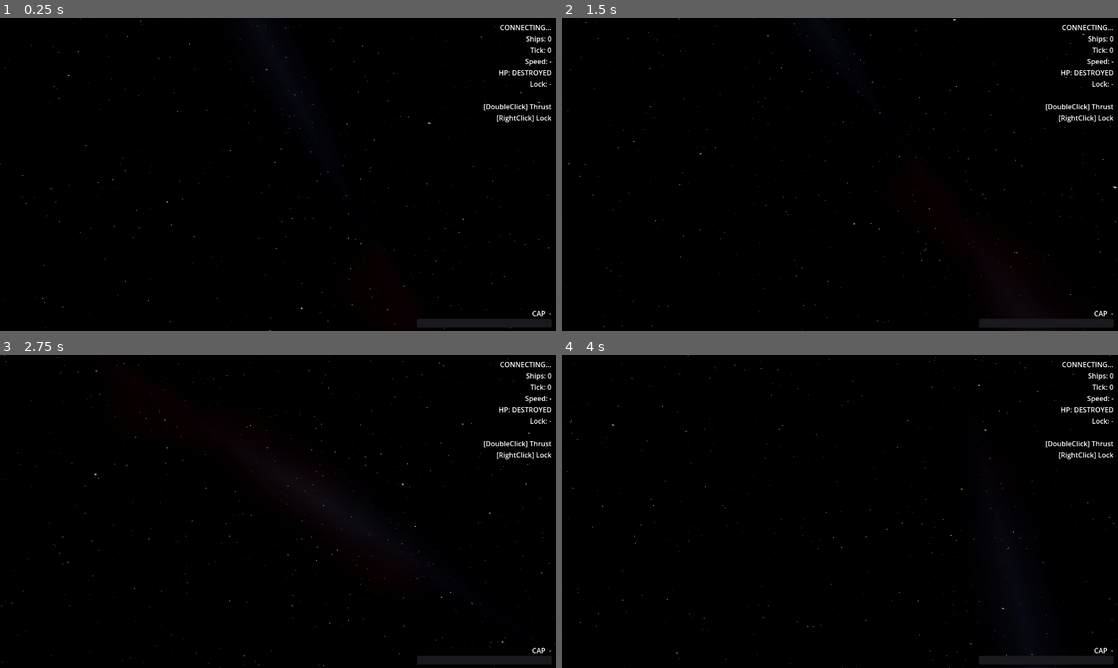
Above: before the commit, frames 1-4 (two rows, left to right).
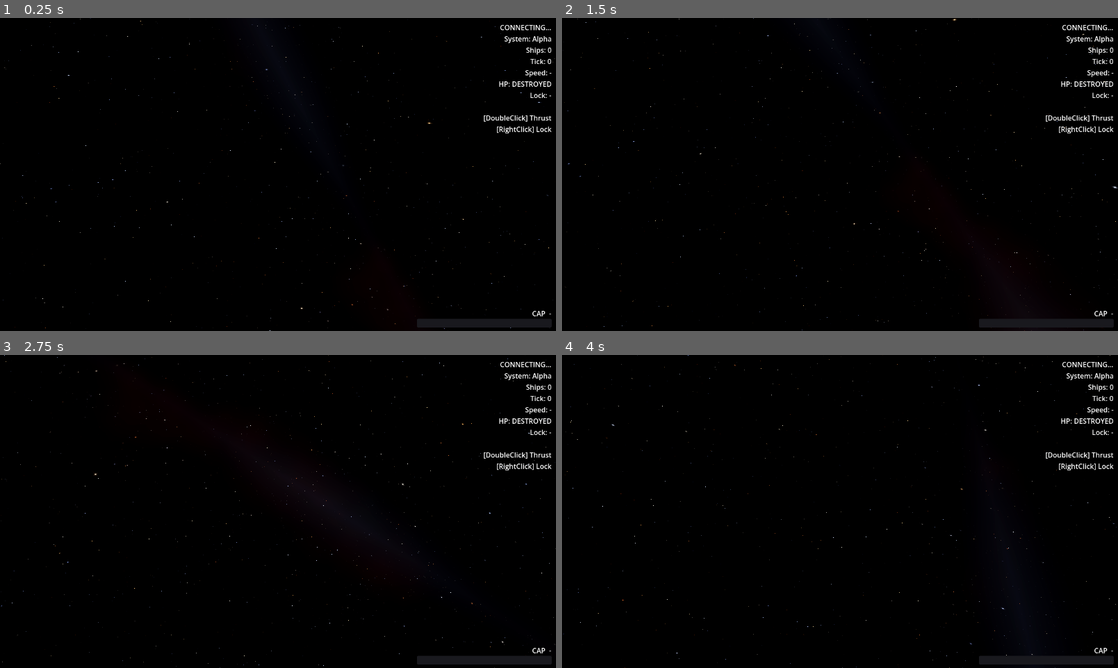
Above: after the commit, the same moments.

Repository: naoki-cpp/Dawn
Game: Godot game, scene res://scenes/main.tscn
The game is run twice, just before and just after one commit, with the same random seed, the same clock (stepped at 60 frames per second) and the same inputs.
Inputs (mouse positions are in pixels of both pictures, inside the frame that each line leads up to):
- Up to frame 1 (0.25 s): no input
- Up to frame 2 (1.5 s): tap Enter at 0.5 s; move the mouse to (962, 158) at 0.52 s; tap J at 0.6 s; click (962, 158) at 0.67 s; drag from (728, 190) to (812, 237) at 1.27 s
- Up to frame 3 (2.75 s): move the mouse to (333, 442) at 2.02 s; tap Tab at 2.1 s; tap J at 2.3 s
- Up to frame 4 (4 s): drag from (812, 574) to (673, 464) at 2.77 s; move the mouse to (1006, 558) at 3.52 s; hold S from 3.53 s (still down); tap J at 3.6 s

The runs differ from the first frame. In frame 1, 0.8% of the frame differs, in the area x 87-100%, y 5-38%; in frame 2, 0.8%; in frame 3, 0.8%; in frame 4, 0.8%.

Commit message:
feat(client): wire Jump Gate navigation in Godot client (ADR-0009)
Add send_jump_command to connection.gd and handle JumpGateUsed /
StarSystemChanged in main.gd: teleport ship to entry_pos, show
nearby-gate prompt and system-change notice in the HUD, and bind J
to send the JumpCommand. Completes the ADR-0009 checklist.

Co-Authored-By: Claude Sonnet 4.6 <noreply@anthropic.com>

Diff:
--- a/client/scripts/connection.gd
+++ b/client/scripts/connection.gd
@@ -126,6 +126,16 @@
 	_ws.send_text(JSON.stringify({
 		"type"   : "StopCommand",
 		"ship_id": p_ship_id,
+	}) + "\n")
+
+## ジャンプゲート経由の Sector 移動を要求する（ADR-0009）。
+func send_jump_command(p_ship_id: int, p_gate_id: int) -> void:
+	if not _welcomed:
+		return
+	_ws.send_text(JSON.stringify({
+		"type"   : "JumpCommand",
+		"ship_id": p_ship_id,
+		"gate_id": p_gate_id,
 	}) + "\n")
 
 func is_connected_to_server() -> bool:
--- a/client/scripts/main.gd
+++ b/client/scripts/main.gd
@@ -79,6 +79,19 @@
 const DOUBLE_CLICK_SEC: float  = 0.4   ## この秒数以内の2回クリックをダブルクリックと判定
 const DOUBLE_CLICK_PX : float  = 10.0  ## この画素以内
 
+## Jump Gate navigation (ADR-0009).
+## Static map data mirroring dawn-simulation/src/star_map.rs — the gates
+## reachable from Sector 0 (Alpha), which is the only Sector `--serve` runs.
+const JUMP_GATES := [
+	{"gate_id": 0, "position": Vector3(49_000.0, 0.0, 0.0), "activation_radius": 2_000.0, "to_system": "Beta"},
+]
+const STAR_SYSTEM_NAMES := ["Alpha", "Beta", "Gamma"]
+
+var _current_system_name: String = "Alpha"
+var _nearby_gate_id      : int    = -1  ## -1 = no gate in range
+var _jump_notice         : String = ""
+var _jump_notice_timer   : float  = 0.0
+
 # ── ライフサイクル ────────────────────────────────────────────────────────────
 
 func _ready() -> void:
@@ -95,8 +108,27 @@
 	_setup_cap_bar()
 	_update_hud()
 
-func _process(_delta: float) -> void:
+func _process(delta: float) -> void:
+	_update_gate_proximity()
+	if _jump_notice_timer > 0.0:
+		_jump_notice_timer -= delta
+		if _jump_notice_timer <= 0.0:
+			_jump_notice = ""
 	_update_hud()
+
+## Tracks whether the player ship is within activation range of a Jump Gate
+## (ADR-0009). Distance is computed in server units (Godot units / WORLD_SCALE).
+func _update_gate_proximity() -> void:
+	_nearby_gate_id = -1
+	if _player_ship_id < 0 or not _ships.has(_player_ship_id):
+		return
+	var ship_pos: Vector3 = (_ships[_player_ship_id] as Node3D).global_position / WORLD_SCALE
+	for gate: Variant in JUMP_GATES:
+		var g: Dictionary = gate as Dictionary
+		var gate_pos: Vector3 = g.get("position", Vector3.ZERO) as Vector3
+		if ship_pos.distance_to(gate_pos) <= (g.get("activation_radius", 0.0) as float):
+			_nearby_gate_id = g.get("gate_id", -1) as int
+			return
 
 func _input(event: InputEvent) -> void:
 	## F1〜F8 でモジュールをオン/オフする
@@ -119,6 +151,10 @@
 		if key.keycode == KEY_S and _player_ship_id >= 0:
 			_send_stop_command()
 			return
+		## J キー → JumpCommand（ジャンプゲート近接時のみ有効・ADR-0009）
+		if key.keycode == KEY_J and _player_ship_id >= 0 and _nearby_gate_id >= 0:
+			_connection.send_jump_command(_player_ship_id, _nearby_gate_id)
+			return
 		## Tab キー → タクティカルオーバーレイ表示切り替え
 		if key.keycode == KEY_TAB:
 			if _tactical_overlay != null:
@@ -247,6 +283,37 @@
 		"ShipDestroyed" : _handle_ship_destroyed(payload)
 		"TargetLocked"  : _handle_target_locked(payload)
 		"LockLost"      : _handle_lock_lost(payload)
+		"JumpGateUsed"      : _handle_jump_gate_used(payload)
+		"StarSystemChanged" : _handle_star_system_changed(payload)
+
+# ── ジャンプゲート（ADR-0009）─────────────────────────────────────────────────
+
+## Ship がジャンプゲートを通過した — entry_pos へ瞬間移動する。
+func _handle_jump_gate_used(p: Dictionary) -> void:
+	var ship_id: int = p.get("ship_id", 0) as int
+	if not _ships.has(ship_id):
+		return
+	var pos_dict: Dictionary = p.get("entry_pos", {}) as Dictionary
+	var entry_pos := Vector3(
+		pos_dict.get("x", 0.0) as float,
+		pos_dict.get("y", 0.0) as float,
+		pos_dict.get("z", 0.0) as float,
+	)
+	(_ships[ship_id] as Node3D).call("update_target", entry_pos)
+	if ship_id == _player_ship_id:
+		(_ships[ship_id] as Node3D).call("set_thrust_direction", Vector3.ZERO)
+		_jump_notice       = "Jumped via Gate #%d" % (p.get("gate_id", 0) as int)
+		_jump_notice_timer = 3.0
+
+## Ship が別の星系に移動した — HUD に通知を表示する。
+func _handle_star_system_changed(p: Dictionary) -> void:
+	var ship_id: int = p.get("ship_id", 0) as int
+	var to_system: int = p.get("to_system", 0) as int
+	var to_name: String = STAR_SYSTEM_NAMES[to_system] if to_system < STAR_SYSTEM_NAMES.size() else "System %d" % to_system
+	if ship_id == _player_ship_id:
+		_current_system_name = to_name
+		_jump_notice         = "Entered %s system" % to_name
+		_jump_notice_timer   = 3.0
 
 func _on_connection_changed(connected: bool) -> void:
 	if not connected:
@@ -594,9 +661,16 @@
 	if _player_ship_type_name != "":
 		ship_name_line = "\n" + _player_ship_type_name
 
+	var system_line: String = "\nSystem: %s" % _current_system_name
+	var jump_line  : String = ""
+	if _nearby_gate_id >= 0:
+		jump_line = "\n[J] Jump Gate #%d" % _nearby_gate_id
+	if _jump_notice != "":
+		jump_line += "\n" + _jump_notice
+
 	_stats_label.text = (
-		"%s%s\nShips: %d\nTick: %d\nSpeed: %s\nHP: %s\nLock: %s%s\n\n[DoubleClick] Thrust\n[RightClick] Lock"
-		% [status, ship_name_line, _ships.size(), _current_tick, speed_str, hp_str, lock_str, module_lines]
+		"%s%s%s\nShips: %d\nTick: %d\nSpeed: %s\nHP: %s\nLock: %s%s\n\n[DoubleClick] Thrust\n[RightClick] Lock%s"
+		% [status, ship_name_line, system_line, _ships.size(), _current_tick, speed_str, hp_str, lock_str, module_lines, jump_line]
 	)
 
 # ── Capacitor client-side simulation ─────────────────────────────────────────
Not shown, changed: docs/adr/ADR-0009-star-system-navigation.md
